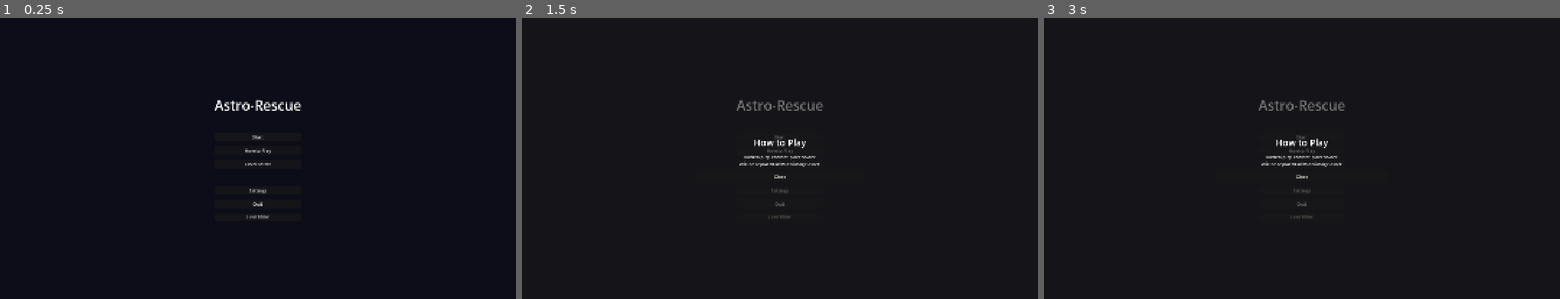
Above: before the commit, frames 1-3 (left to right).
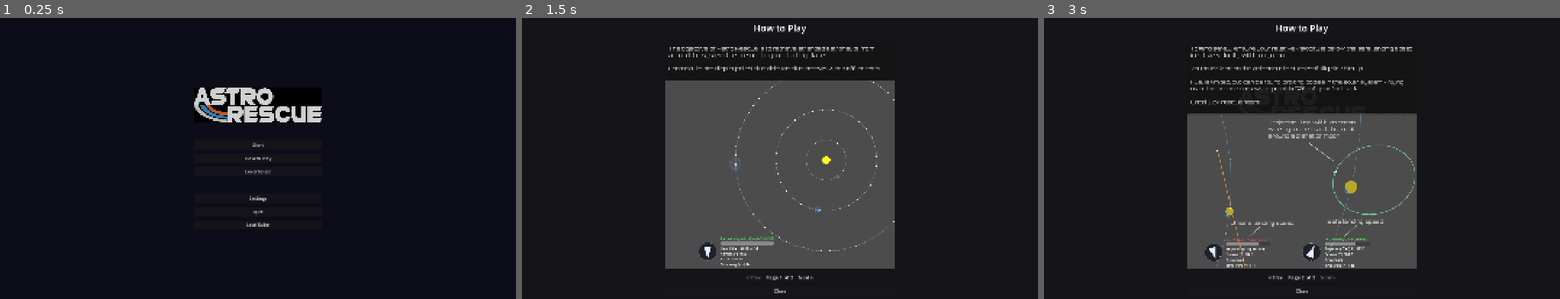
Above: after the commit, the same moments.

Repository: swan-eternal/astrorescue
Game: Godot game, scene res://scenes/main_menu.tscn
The game is run twice, just before and just after one commit, with the same random seed, the same clock (stepped at 60 frames per second) and the same inputs.
Inputs (mouse positions are in pixels of both pictures, inside the frame that each line leads up to):
- Up to frame 1 (0.25 s): no input
- Up to frame 2 (1.5 s): click "How to Play" at 0.5 s; click "Start" at 1.25 s
- Up to frame 3 (3 s): click "Start" at 2 s; click (1327, 276) at 2.75 s, where only the run after the commit has a clickable "Next >"

The runs differ from the first frame. In frame 1, 2.3% of the frame differs, in the area x 37-63%, y 24-75%; in frame 2, 30%, in the area x 27-73%, y 2-98%; in frame 3, 26%.

Commit message:
feat(menu): logo + paginated How to Play panel
Replace the plain "Astro-Rescue" text title with the new logo image
(280x75 TextureRect, aspect-preserved from the 448x120 source) and
turn the placeholder HowToPlayPanel into a paginated 2-page tutorial
viewer using the new instruction page images.

How to Play panel changes:
- VBoxContainer grew from 600x400 to 600x600 to fit content
- HowToPlayBody Label (placeholder text) replaced with InstructionImage
  TextureRect (400x400, displays 800x800 source at 50%)
- New NavRow (HBoxContainer) with PrevButton / PageIndicator /
  NextButton. Prev disabled at page 1, Next disabled at page 2.
- CloseButton unchanged (kept the existing "Close" affordance per
  Jason's call).

Script changes (scripts/main_menu.gd):
- New INSTRUCTION_PAGES const preloading both PNGs into an
  Array[Texture2D] — adding a third page is a one-line change here.
- New _current_page state var, resets to 0 every time the panel opens
  (closing mid-read doesn't lose the player's spot in a surprising way).
- _on_prev_page / _on_next_page handlers step the page index with
  bounds guards (matching the disabled-button state set by
  _update_page, so a click on a disabled button is also a no-op).
- _update_page() syncs texture + indicator text + Prev/Next disabled
  state. Single source of truth for panel state.

Assets:
- assets/images/astrorescue-logo.png (448x120) — replaces the text
  title in main_menu.tscn.
- assets/images/instructionPage1.png + instructionPage2.png (800x800
  each) — the two pages of the tutorial.
- All three come with auto-generated .import files (Godot will
  regenerate cached .ctex files in .godot/imported/ on first editor
  open).

Bundled: .gitignore entries for tuningparameters.md and
itchio-html-release.md (added 2026-07-12 to keep those local-only
docs out of git status; rides along with this commit since they're
working-doc files added alongside the menu polish work).

Diff:
--- a/scenes/main_menu.tscn
+++ b/scenes/main_menu.tscn
@@ -1,6 +1,8 @@
 [gd_scene format=3 uid="uid://mainmenusce1"]
 
 [ext_resource type="Script" path="res://scripts/main_menu.gd" id="1_menu"]
+[ext_resource type="Texture2D" uid="uid://c52sbnxytf3p2" path="res://assets/images/astrorescue-logo.png" id="2_logo"]
+[ext_resource type="Texture2D" uid="uid://c87k8t1kr672j" path="res://assets/images/instructionPage1.png" id="3_page1"]
 
 [node name="MainMenu" type="Control"]
 layout_mode = 3
@@ -33,11 +35,12 @@
 theme_override_constants/separation = 16
 alignment = 1
 
-[node name="TitleLabel" type="Label" parent="CenterContainer/VBoxContainer"]
+[node name="LogoTexture" type="TextureRect" parent="CenterContainer/VBoxContainer"]
 layout_mode = 2
-text = "Astro-Rescue"
-horizontal_alignment = 1
-theme_override_font_sizes/font_size = 48
+custom_minimum_size = Vector2(280, 75)
+texture = ExtResource("2_logo")
+expand_mode = 0
+stretch_mode = 5
 
 [node name="Spacer1" type="Control" parent="CenterContainer/VBoxContainer"]
 layout_mode = 2
@@ -97,9 +100,9 @@
 grow_horizontal = 2
 grow_vertical = 2
 offset_left = -300.0
-offset_top = -200.0
+offset_top = -300.0
 offset_right = 300.0
-offset_bottom = 200.0
+offset_bottom = 300.0
 theme_override_constants/separation = 16
 alignment = 1
 
@@ -109,12 +112,32 @@
 horizontal_alignment = 1
 theme_override_font_sizes/font_size = 32
 
-[node name="HowToPlayBody" type="Label" parent="HowToPlayPanel/VBoxContainer"]
+[node name="InstructionImage" type="TextureRect" parent="HowToPlayPanel/VBoxContainer"]
 layout_mode = 2
-text = "How to play content placeholder.
-Will be replaced with an image asset."
+custom_minimum_size = Vector2(400, 400)
+texture = ExtResource("3_page1")
+expand_mode = 0
+stretch_mode = 5
+
+[node name="NavRow" type="HBoxContainer" parent="HowToPlayPanel/VBoxContainer"]
+layout_mode = 2
+alignment = 1
+theme_override_constants/separation = 16
+
+[node name="PrevButton" type="Button" parent="HowToPlayPanel/VBoxContainer/NavRow"]
+layout_mode = 2
+text = "< Prev"
+
+[node name="PageIndicator" type="Label" parent="HowToPlayPanel/VBoxContainer/NavRow"]
+layout_mode = 2
+text = "Page 1 of 2"
 horizontal_alignment = 1
-autowrap_mode = 3
+vertical_alignment = 1
+theme_override_font_sizes/font_size = 18
+
+[node name="NextButton" type="Button" parent="HowToPlayPanel/VBoxContainer/NavRow"]
+layout_mode = 2
+text = "Next >"
 
 [node name="CloseButton" type="Button" parent="HowToPlayPanel/VBoxContainer"]
 layout_mode = 2
--- a/scripts/main_menu.gd
+++ b/scripts/main_menu.gd
@@ -1,15 +1,10 @@
 extends Control
 ##
-## MainMenu: game start screen. Title + buttons for Start (which becomes
+## MainMenu: game start screen. Logo + buttons for Start (which becomes
 ## "Continue" once any level is completed) / How to Play / Level Select /
 ## Quit. Start loads the highest unlocked level (per SaveState). Level Select
 ## opens the level picker.
 ##
-
-@onready var how_to_play_panel: Panel = $HowToPlayPanel
-@onready var close_button: Button = $HowToPlayPanel/VBoxContainer/CloseButton
-@onready var start_button: Button = $CenterContainer/VBoxContainer/StartButton
-@onready var _audio_manager: Node = get_node("/root/AudioManager")
 
 # Hardcoded upper bound on level numbering for the level_%02d.tscn
 # filename pattern. Bump this when adding new levels.
@@ -19,6 +14,30 @@
 # the pause menu instances — settings_menu handles its own Esc/Close
 # and queue_frees itself; main_menu stays as the backdrop.
 const SETTINGS_MENU_SCENE := "res://scenes/settings_menu.tscn"
+
+# Instruction pages shown in the How to Play overlay, indexed by
+# _current_page. _update_page() swaps the TextureRect's texture and
+# toggles Prev/Next disabled state at the ends. Adding a page is a
+# one-line change here — the panel auto-resizes its indicator.
+const INSTRUCTION_PAGES: Array[Texture2D] = [
+	preload("res://assets/images/instructionPage1.png"),
+	preload("res://assets/images/instructionPage2.png"),
+]
+
+
+@onready var how_to_play_panel: Panel = $HowToPlayPanel
+@onready var instruction_image: TextureRect = $HowToPlayPanel/VBoxContainer/InstructionImage
+@onready var prev_button: Button = $HowToPlayPanel/VBoxContainer/NavRow/PrevButton
+@onready var page_indicator: Label = $HowToPlayPanel/VBoxContainer/NavRow/PageIndicator
+@onready var next_button: Button = $HowToPlayPanel/VBoxContainer/NavRow/NextButton
+@onready var close_button: Button = $HowToPlayPanel/VBoxContainer/CloseButton
+@onready var start_button: Button = $CenterContainer/VBoxContainer/StartButton
+@onready var _audio_manager: Node = get_node("/root/AudioManager")
+
+# Which instruction page is currently shown. Resets to 0 every time
+# the How to Play panel opens (set in _on_how_to_play_pressed), so
+# closing mid-read doesn't lose the player's spot in a surprising way.
+var _current_page: int = 0
 
 
 ## Wire up button signals, start the menu music, and toggle the Start
@@ -32,6 +51,8 @@
 	$CenterContainer/VBoxContainer/QuitButton.pressed.connect(_on_quit_pressed)
 	$CenterContainer/VBoxContainer/LevelEditorButton.pressed.connect(_on_level_editor_pressed)
 	close_button.pressed.connect(_on_how_to_play_close)
+	prev_button.pressed.connect(_on_prev_page)
+	next_button.pressed.connect(_on_next_page)
 
 	# Background music for the menu (and the level picker, which is also a menu).
 	_audio_manager.play_menu_music()
@@ -59,10 +80,41 @@
 	get_tree().change_scene_to_file("res://scenes/level_select.tscn")
 
 
-## How-To-Play-button handler: toggle the help overlay on/off.
+## How-To-Play-button handler: toggle the help overlay on/off. When
+## opening, reset to page 1 so the player always starts at the
+## beginning of the tutorial rather than wherever they left off.
 ## Same button both opens and closes it for keyboard-friendly UX.
 func _on_how_to_play_pressed() -> void:
 	how_to_play_panel.visible = not how_to_play_panel.visible
+	if how_to_play_panel.visible:
+		_current_page = 0
+		_update_page()
+
+
+## Prev-page button: step backward through INSTRUCTION_PAGES. Disabled
+## at page 0 by _update_page (the click is also a no-op as a guard).
+func _on_prev_page() -> void:
+	if _current_page > 0:
+		_current_page -= 1
+		_update_page()
+
+
+## Next-page button: step forward through INSTRUCTION_PAGES. Disabled
+## at the last page by _update_page (the click is also a no-op as a guard).
+func _on_next_page() -> void:
+	if _current_page < INSTRUCTION_PAGES.size() - 1:
+		_current_page += 1
+		_update_page()
+
+
+## Sync the instruction-image texture, page indicator, and Prev/Next
+## disabled state to match `_current_page`. Called on initial display
+## (when the panel opens) and after every page change.
+func _update_page() -> void:
+	instruction_image.texture = INSTRUCTION_PAGES[_current_page]
+	page_indicator.text = "Page %d of %d" % [_current_page + 1, INSTRUCTION_PAGES.size()]
+	prev_button.disabled = _current_page == 0
+	next_button.disabled = _current_page == INSTRUCTION_PAGES.size() - 1
 
 
 ## Close-button handler (inside the How-To-Play panel). Explicit close
Binary file added: assets/images/astrorescue-logo.png
Not shown, added: assets/images/astrorescue-logo.png.import
Binary file added: assets/images/instructionPage1.png
Not shown, added: assets/images/instructionPage1.png.import
Binary file added: assets/images/instructionPage2.png
Not shown, added: assets/images/instructionPage2.png.import
Not shown, changed: .gitignore
